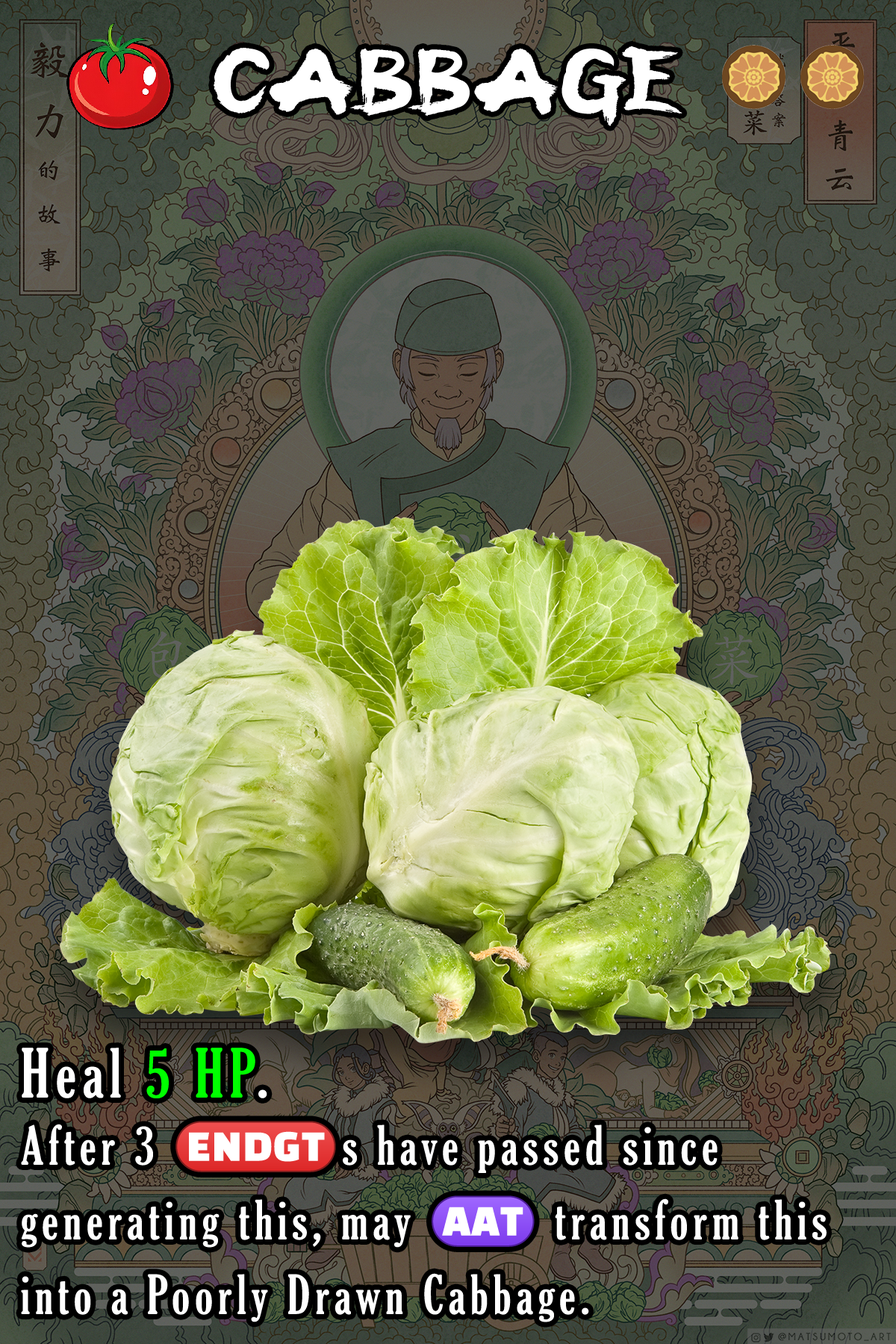
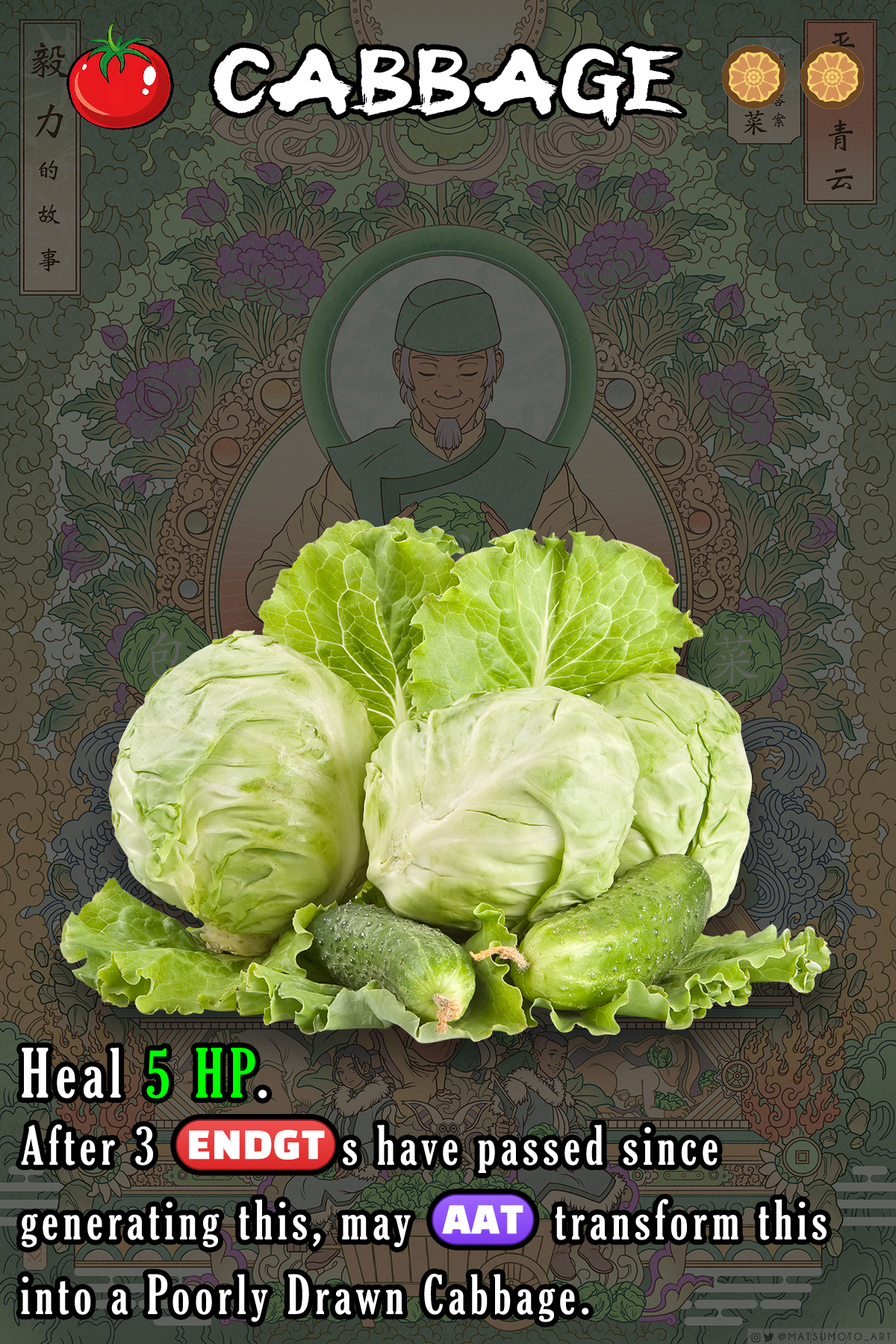
The second (896, 1344) image is a revision of the first. Changes to its layers:
painted on "Ability" over [175, 1118, 535, 1247]
